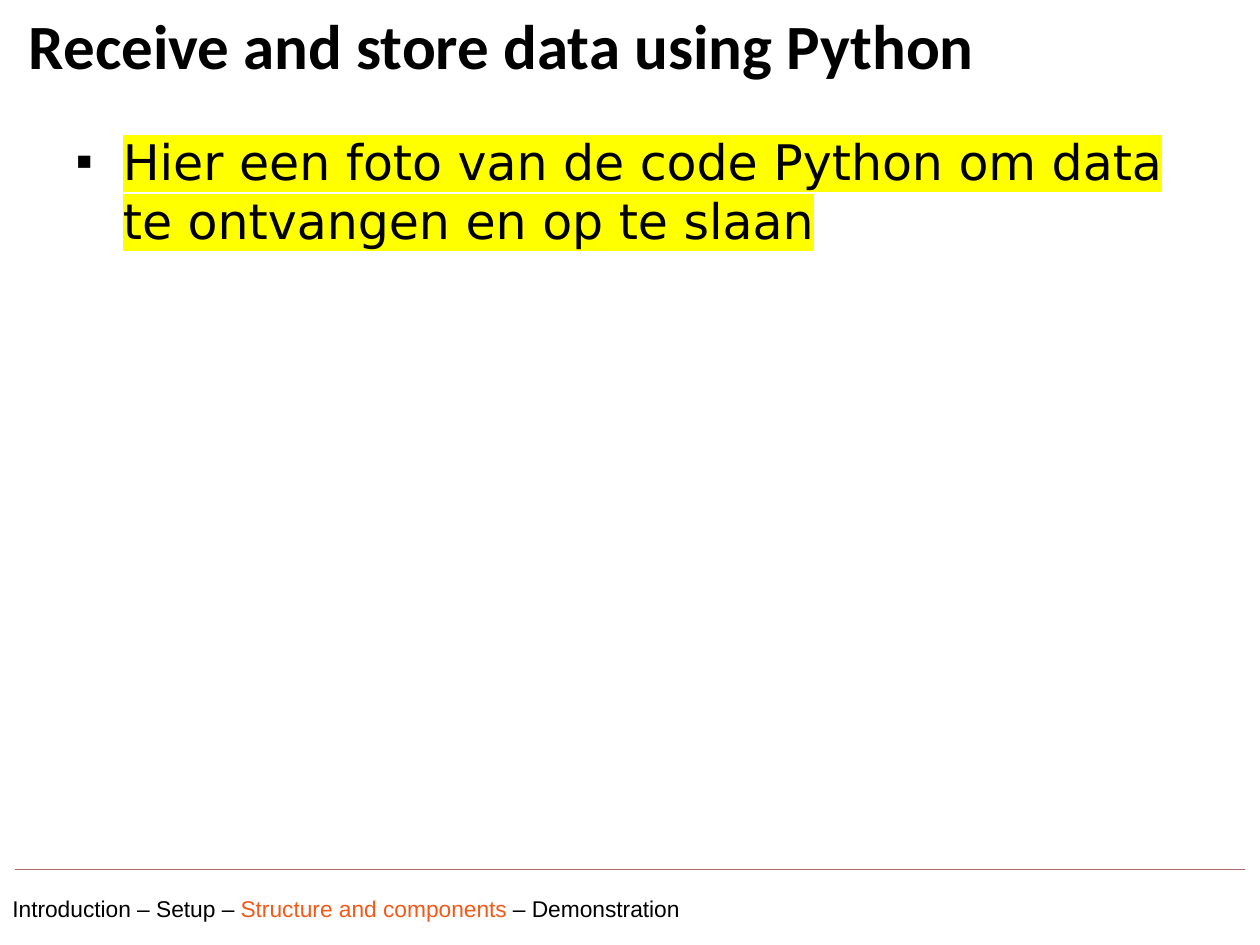
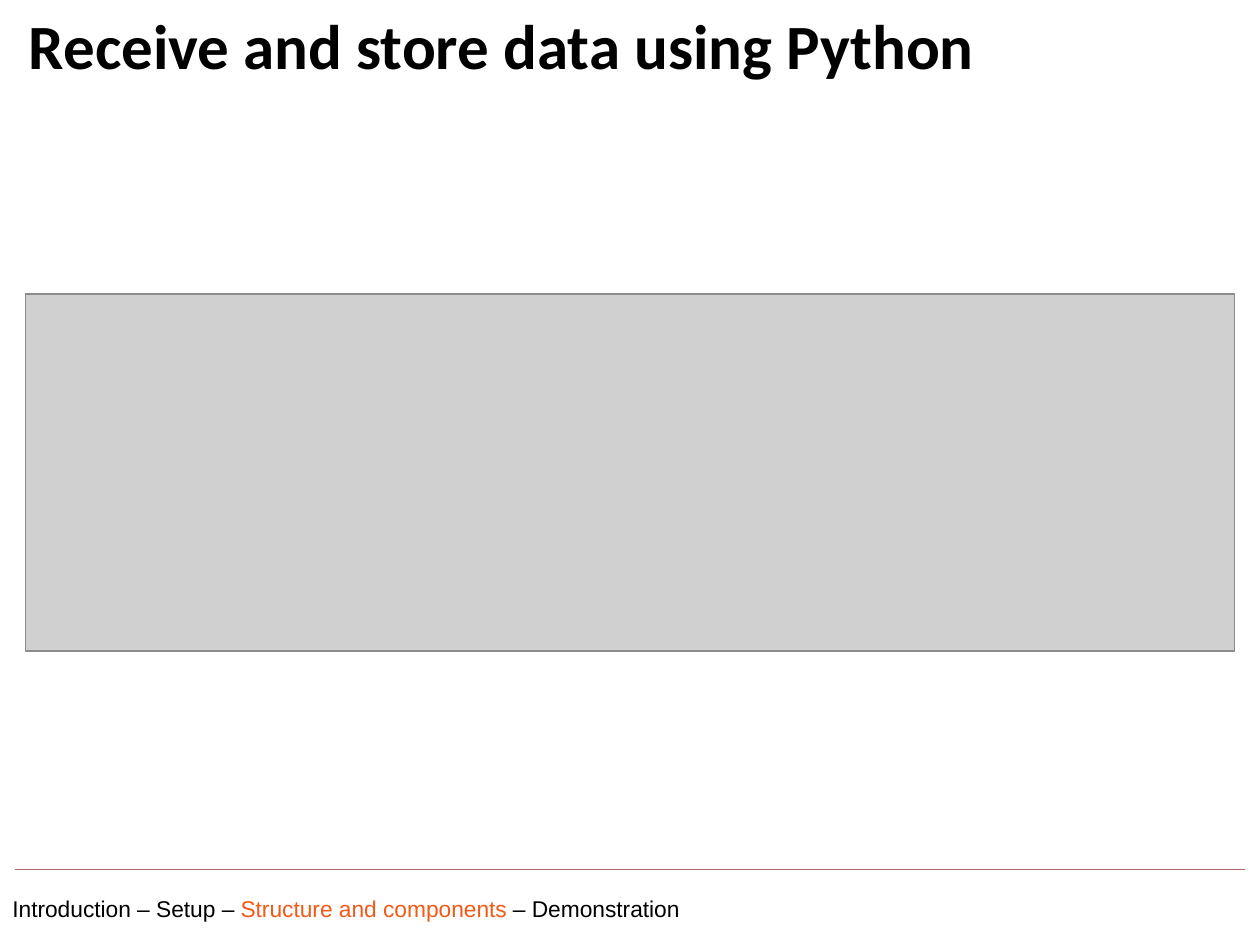
Before and after one commit to BrechtAchten/NETRF, a slide deck: slide 18 of Presentatie-project-IoT-using-MQTT.pptx (slide 13 before the commit). Drawn at 1260x945 pixels with LibreOffice and Linux fonts; fonts in the diff are those of the drawing; grey boxes stand for pictures; background and template pictures are left out. Boxes give left, top, right and bottom in pixels: in the first picture for what was removed or moved away, otherwise in the second. Text is boxed around its words. In the diff, an @@ line names an element or a change of style, - is before the commit and + after.

```diff
--- a/Presentatie-project-IoT-using-MQTT.pptx
+++ b/Presentatie-project-IoT-using-MQTT.pptx
@@ text removed at (123,142,1162,250) @@
-▪ Hier een foto van de code Python om data te ontvangen en op te slaan
@@ picture added at (25,294,1234,650) @@
```
Also in this commit, not shown: 2 other slides changed, 6 slides added, 4 other files.
